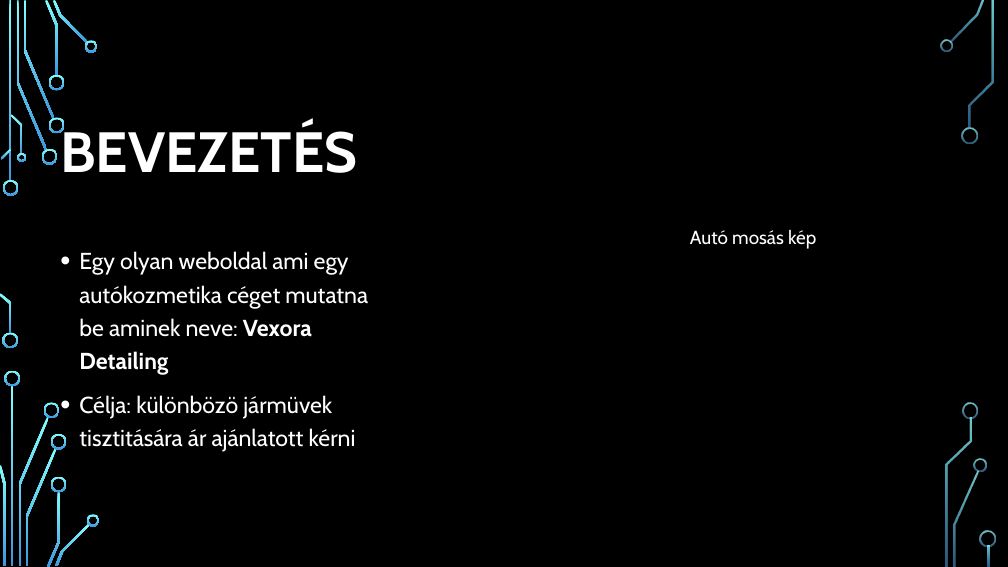
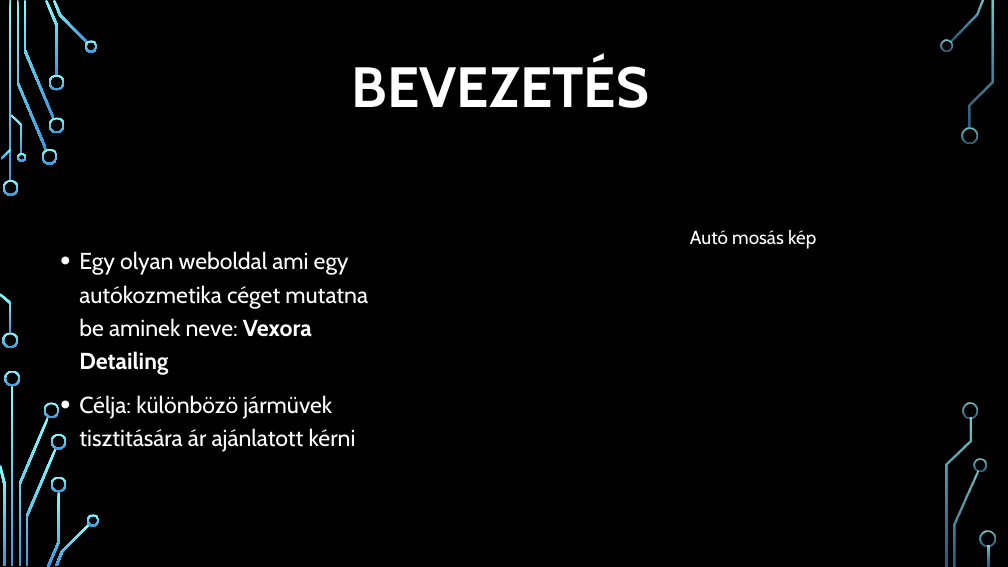
Before and after one commit to C5734E/Vizsga_Feladat, a slide deck: slide 2 of Autó Kozmetika orai DB.pptx. Drawn at 1008x567 pixels with LibreOffice and Linux fonts; fonts in the diff are those of the drawing; background and template pictures are left out. Boxes give left, top, right and bottom in pixels: in the first picture for what was removed or moved away, otherwise in the second. Text is boxed around its words. In the diff, an @@ line names an element or a change of style, - is before the commit and + after.

```diff
--- a/Autó Kozmetika orai DB.pptx
+++ b/Autó Kozmetika orai DB.pptx
@@ title "BEVEZETÉS": place and size @@
-title "BEVEZETÉS" at [60, 124, 357, 173]
+title "BEVEZETÉS" at [352, 59, 649, 108]
```
Also in this commit, not shown: 7 other slides changed, 5 slides added.
